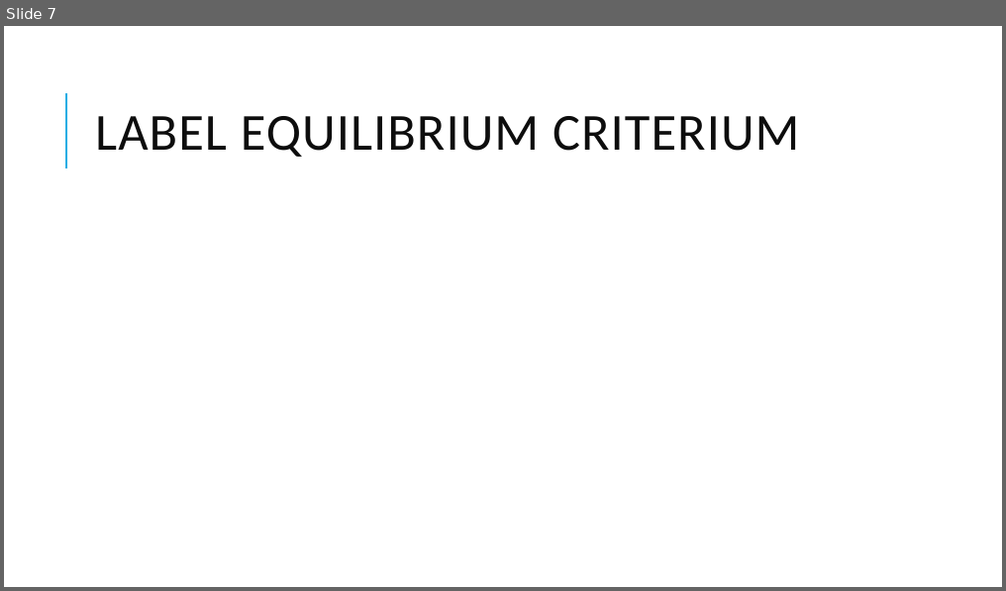
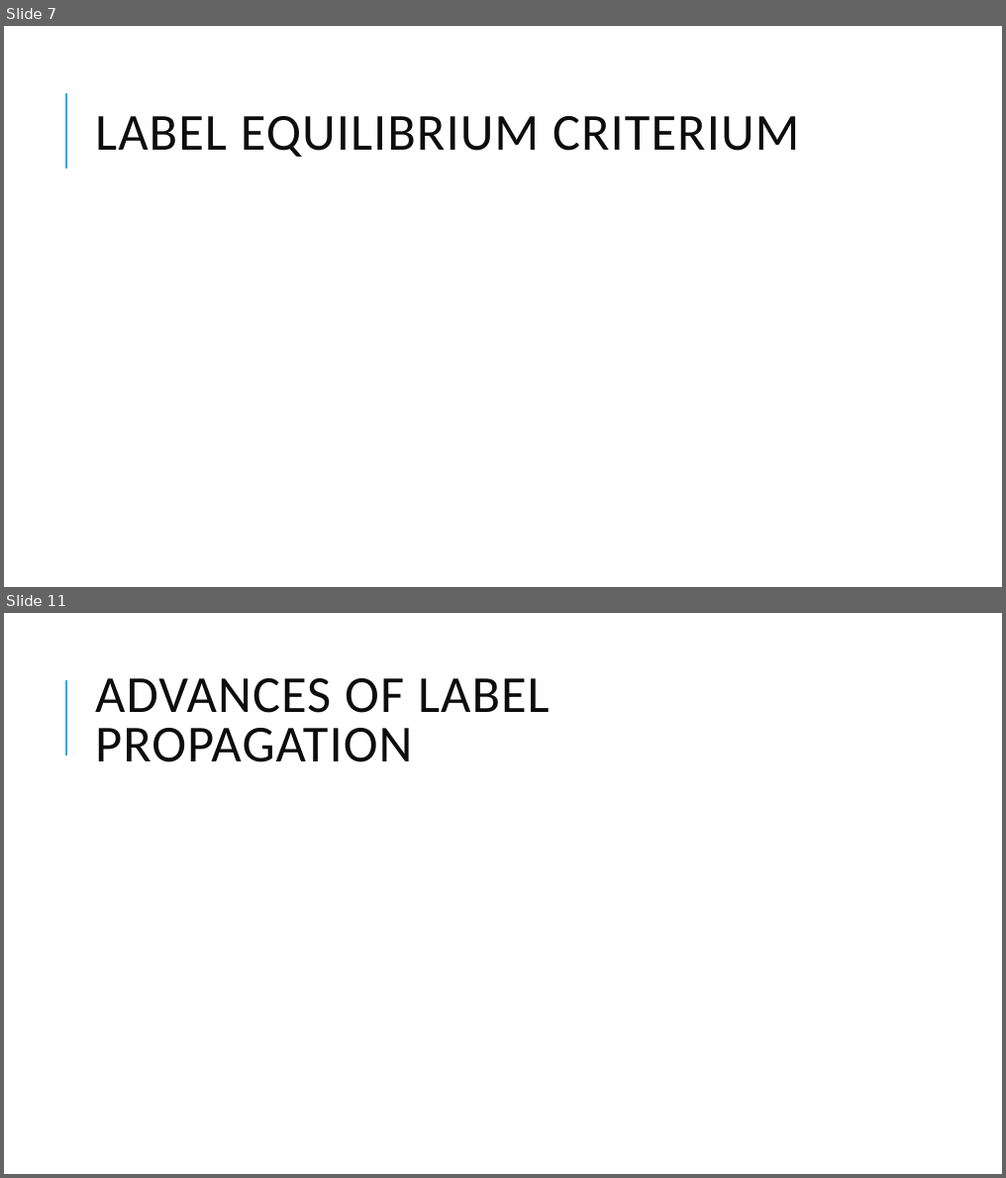
Before and after one commit to ThePolarizationOfInformationOnTheWeb/Resources, a slide deck: LabelPropagationSlides.pptx. Shown one above the other, each under a label of ours: slide 7 before the commit, slides 7 and 11 after it; the slides between them are not shown. The pictures are 1006x591 and 1006x1178 pixels, drawn with LibreOffice and Linux fonts; fonts in the diff are those of the drawing; grey boxes stand for pictures. Boxes give left, top, right and bottom in pixels: in the first picture for what was removed or moved away, otherwise in the second. Text is boxed around its words. In the diff, an @@ line names an element or a change of style, - is before the commit and + after.

Commit message:
LabelPropagation Slides and smal CSoI Progress Report Edit

```diff
--- a/LabelPropagationSlides.pptx
+++ b/LabelPropagationSlides.pptx
@@ slide 11 added at (x1=4, y1=613, x2=1002, y2=1174), background #FFFFFF; not listed: 1 template element that a slide beside it also shows @@
@@ title added at (x1=95, y1=678, x2=549, y2=762), 50 pt, text #0D0D0D @@
+ADVANCES OF LABEL PROPAGATION
```
Also in this commit, not shown: 9 other slides added, 2 other files.
